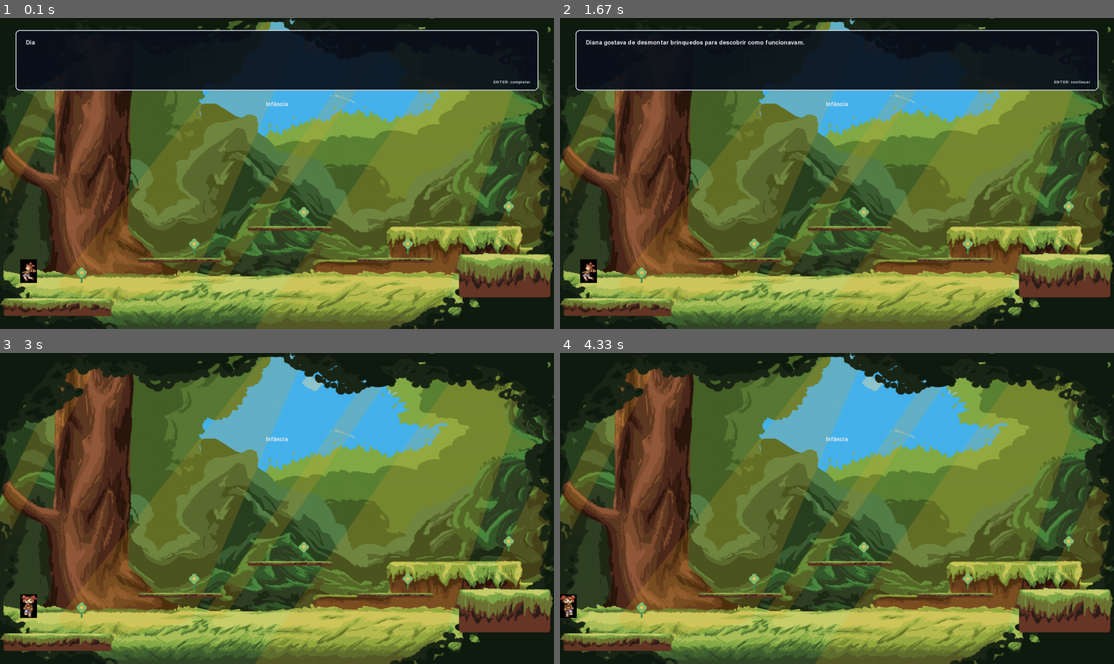
Above: before the commit, frames 1-4 (two rows, left to right).
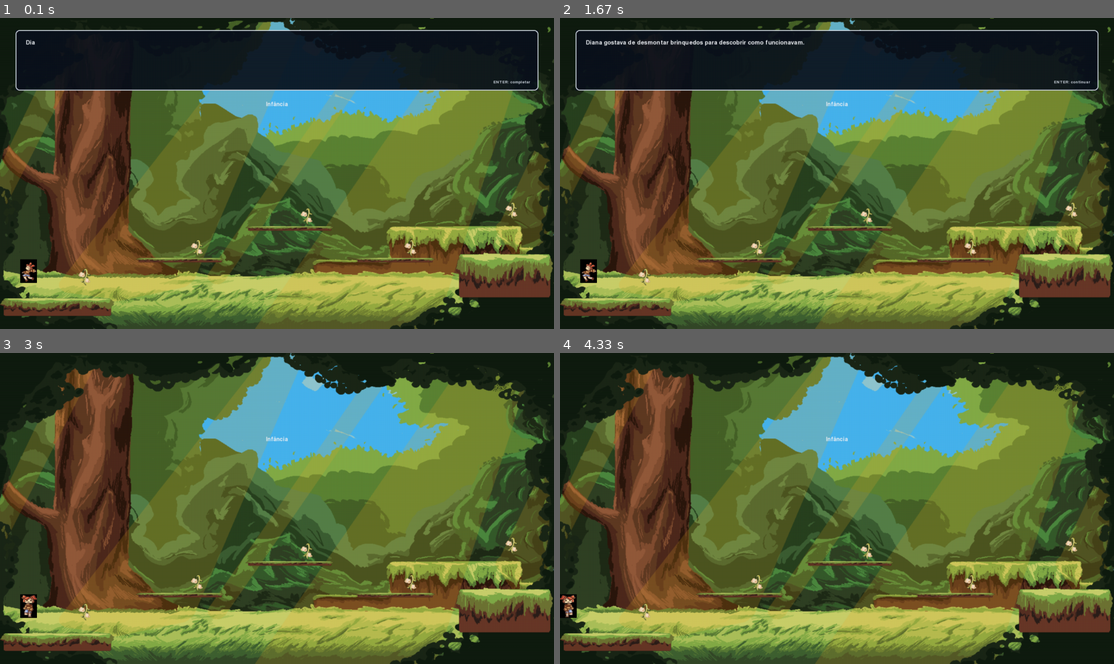
Above: after the commit, the same moments.

Repository: Emma-XP/Reposit-rio-Rocket
Game: pygame game, started from myosotis-convallaria-codigofonte/jogo.py
Two runs of this game, one before a commit and one after it. Both use one fixed random seed, a clock stepped at 60 frames per second and the inputs below.
Inputs:
- Up to frame 1 (0.1 s): no input
- Up to frame 2 (1.67 s): tap Enter at 0.33 s
- Up to frame 3 (3 s): tap Enter at 1.67, 2.07, 2.37, 2.57, 2.9 s
- Up to frame 4 (4.33 s): tap Enter at 3.2, 3.4, 3.7 s; hold Left 3.9-4.3 s

The runs differ from the first frame. In frame 1, 0.4% of the frame differs, in the area x 13-94%, y 58-86%; in frame 2, 0.4%; in frame 3, 0.4%; in frame 4, 0.4%.

Commit message:
sprites e movimentação

Diff:
--- a/myosotis-convallaria-codigofonte/src/configuracao/caminhos.py
+++ b/myosotis-convallaria-codigofonte/src/configuracao/caminhos.py
@@ -9,13 +9,12 @@
 PASTA_SONS = PASTA_ASSETS / "sons"
 PASTA_FONTES = PASTA_ASSETS / "fontes"
 PASTA_SPRITES = PASTA_ASSETS / "imagens" / "movimentação"
-
-
+PASTA_FLORES = PASTA_ASSETS / "imagens" / "flores"
 # Quando estes arquivos forem adicionados, as entidades que os usam deixarão
 # automaticamente de exibir suas formas geométricas temporárias.
 IMAGEM_IDENTIDADE_VISUAL = PASTA_TELAS / "identidade_visual.png"
-IMAGEM_PLATAFORMA = PASTA_TELAS / "plataforma.png"
-IMAGEM_FLOR = PASTA_TELAS / "flor.png"
+IMAGEM_PLATAFORMA = PASTA_ASSETS / "imagens" / "plataformas" / "plataforma.png"
+IMAGEM_FLOR = PASTA_FLORES / "LirioDoVale.png"
 FONTE_PRINCIPAL = PASTA_FONTES / "fonte_principal.ttf"
 
 IMAGENS_FUNDO = {
--- a/myosotis-convallaria-codigofonte/src/configuracao/configuracoes.py
+++ b/myosotis-convallaria-codigofonte/src/configuracao/configuracoes.py
@@ -45,6 +45,6 @@
 TEMPO_COYOTE = 0.10
 FATOR_CORTE_PULO = 0.45
 
-TAMANHO_FLOR = (46, 54)
+TAMANHO_FLOR = (64, 64)
 VELOCIDADE_TEXTO = 42.0
 MARGEM_DIALOGO = 54
Renamed: myosotis-convallaria-codigofonte/assets/imagens/flores/plataforma.png -> myosotis-convallaria-codigofonte/assets/imagens/plataformas/plataforma.png
